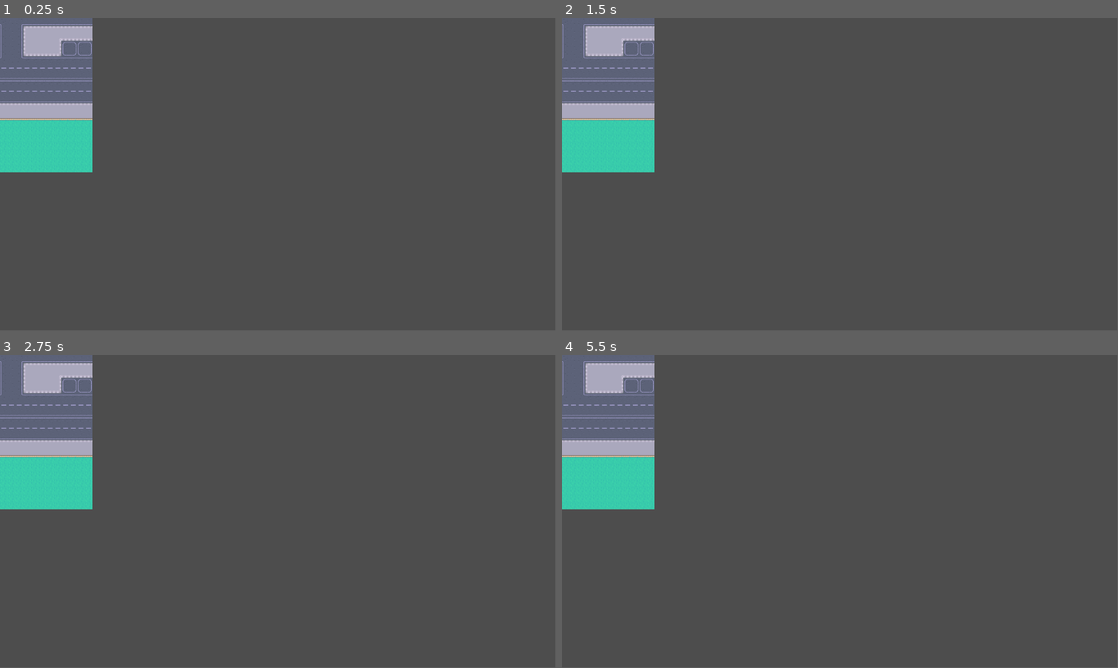
Above: before the commit, frames 1-4 (two rows, left to right).
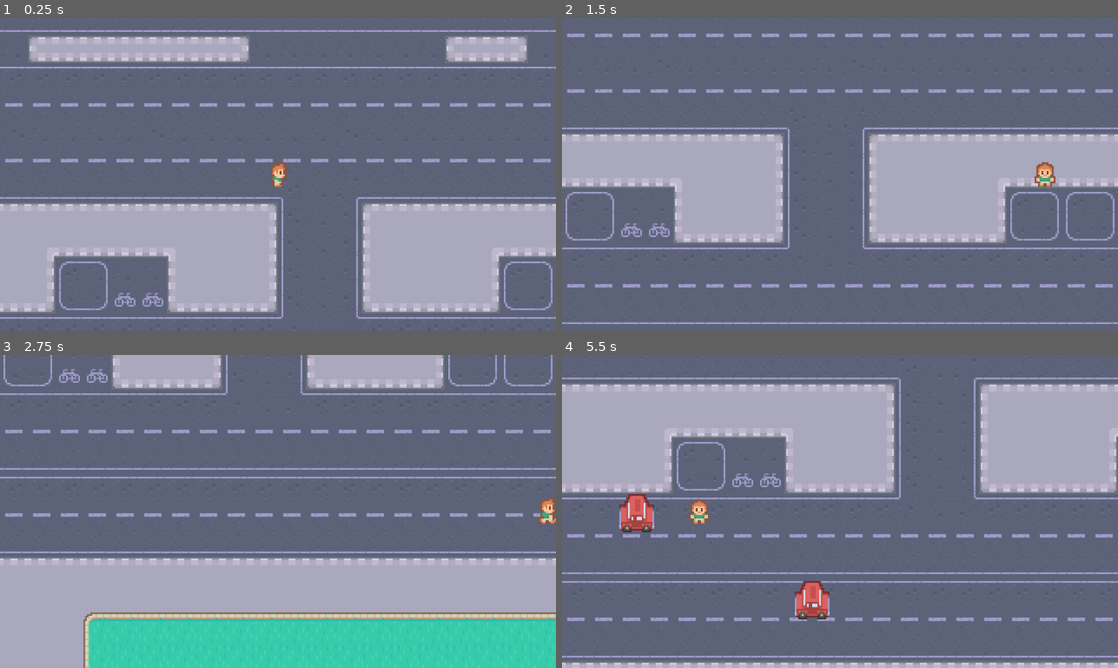
Above: after the commit, the same moments.

Repository: atpugvaraa/Frogger
Game: Godot game, scene res://scenes/game.tscn
Same seed, same stepped clock (60 frames per second), same inputs: the game is played once before the commit and once after it.
Inputs:
- Up to frame 1 (0.25 s): no input
- Up to frame 2 (1.5 s): tap Enter at 0.5 s; hold D (right, bound only after the commit) 0.53-1.28 s; hold S (down, bound only after the commit) from 1.28 s (still down)
- Up to frame 3 (2.75 s): release S (down, bound only after the commit) at 2.03 s; hold D (right, bound only after the commit) from 2.03 s (still down)
- Up to frame 4 (5.5 s): release D (right, bound only after the commit) at 2.78 s; hold W (up, bound only after the commit) 2.78-3.53 s; hold A (left, bound only after the commit) 3.53-5.03 s; hold S (down, bound only after the commit) from 5.03 s (still down)
The window is 799x449 before the commit and 800x450 after it. Grey fills any space a smaller window leaves; there, only what the larger window draws over its background counts as a difference.

The runs differ from the first frame. In frame 1, 96% of the frame differs, in the area x 0-100%, y 0-100%; in frame 2, 96%; in frame 3, 97%; in frame 4, 98%.

Commit message:
car: and i need you, and i miss you, and now i wonder

Diff:
--- a/project.godot
+++ b/project.godot
@@ -15,6 +15,45 @@
 config/features=PackedStringArray("4.6", "Mobile")
 config/icon="res://icon.svg"
 
+[display]
+
+window/size/viewport_width=1280
+window/size/viewport_height=720
+
+[input]
+
+left={
+"deadzone": 0.19999999999999973,
+"events": Array[InputEvent]([Object(InputEventKey,"resource_local_to_scene":false,"resource_name":"","device":0,"window_id":0,"alt_pressed":false,"shift_pressed":false,"ctrl_pressed":false,"meta_pressed":false,"pressed":false,"keycode":0,"physical_keycode":65,"key_label":0,"unicode":0,"location":0,"echo":false,"script":null)
+, Object(InputEventKey,"resource_local_to_scene":false,"resource_name":"","device":0,"window_id":0,"alt_pressed":false,"shift_pressed":false,"ctrl_pressed":false,"meta_pressed":false,"pressed":false,"keycode":0,"physical_keycode":4194319,"key_label":0,"unicode":0,"location":0,"echo":false,"script":null)
+])
+}
+up={
+"deadzone": 0.5,
+"events": Array[InputEvent]([Object(InputEventKey,"resource_local_to_scene":false,"resource_name":"","device":0,"window_id":0,"alt_pressed":false,"shift_pressed":false,"ctrl_pressed":false,"meta_pressed":false,"pressed":false,"keycode":0,"physical_keycode":87,"key_label":0,"unicode":0,"location":0,"echo":false,"script":null)
+, Object(InputEventKey,"resource_local_to_scene":false,"resource_name":"","device":0,"window_id":0,"alt_pressed":false,"shift_pressed":false,"ctrl_pressed":false,"meta_pressed":false,"pressed":false,"keycode":0,"physical_keycode":4194320,"key_label":0,"unicode":0,"location":0,"echo":false,"script":null)
+])
+}
+right={
+"deadzone": 0.5,
+"events": Array[InputEvent]([Object(InputEventKey,"resource_local_to_scene":false,"resource_name":"","device":0,"window_id":0,"alt_pressed":false,"shift_pressed":false,"ctrl_pressed":false,"meta_pressed":false,"pressed":false,"keycode":0,"physical_keycode":68,"key_label":0,"unicode":0,"location":0,"echo":false,"script":null)
+, Object(InputEventKey,"resource_local_to_scene":false,"resource_name":"","device":0,"window_id":0,"alt_pressed":false,"shift_pressed":false,"ctrl_pressed":false,"meta_pressed":false,"pressed":false,"keycode":0,"physical_keycode":4194321,"key_label":0,"unicode":0,"location":0,"echo":false,"script":null)
+])
+}
+down={
+"deadzone": 0.5,
+"events": Array[InputEvent]([Object(InputEventKey,"resource_local_to_scene":false,"resource_name":"","device":0,"window_id":0,"alt_pressed":false,"shift_pressed":false,"ctrl_pressed":false,"meta_pressed":false,"pressed":false,"keycode":0,"physical_keycode":83,"key_label":0,"unicode":0,"location":0,"echo":false,"script":null)
+, Object(InputEventKey,"resource_local_to_scene":false,"resource_name":"","device":0,"window_id":0,"alt_pressed":false,"shift_pressed":false,"ctrl_pressed":false,"meta_pressed":false,"pressed":false,"keycode":0,"physical_keycode":4194322,"key_label":0,"unicode":0,"location":0,"echo":false,"script":null)
+])
+}
+
+[layer_names]
+
+2d_physics/layer_1="Terrain"
+2d_physics/layer_2="Player"
+2d_physics/layer_3="Cars"
+2d_physics/layer_4="Borders"
+
 [rendering]
 
 textures/canvas_textures/default_texture_filter=0
@@ -22,6 +61,23 @@
 
 [xogot]
 
-project/editorState=[]
+project/editorState=[{
+"column": 0,
+"current": true,
+"line": 0,
+"path": "res://scenes/game.gd",
+"type": "file"
+}, {
+"column": 0,
+"line": 0,
+"path": "res://scenes/car.gd",
+"type": "file"
+}, {
+"column": 0,
+"line": 0,
+"path": "res://scenes/player.gd",
+"type": "file"
+}]
 project/breakpoints={}
 project/disabled_breakpoints={}
+project/shaderEditorState=[]
--- /dev/null
+++ b/scenes/car.gd
@@ -0,0 +1,15 @@
+extends Area2D
+
+var direction: Vector2 = Vector2.LEFT
+var speed = 100
+
+func _ready() -> void:
+	if position.x < 0:
+		direction.x = 1
+		$Sprite2D.flip_h = true
+
+func _process(delta: float) -> void:
+	position += direction * speed * delta
+
+func _on_visible_on_screen_notifier_2d_screen_exited() -> void:
+	queue_free()
--- /dev/null
+++ b/scenes/car.tscn
@@ -0,0 +1,24 @@
+[gd_scene format=3 uid="uid://c3mdcioslrm4p"]
+
+[ext_resource type="Texture2D" uid="uid://ocjfhrelwysu" path="res://graphics/cars/red.png" id="1_c35m8"]
+[ext_resource type="Script" uid="uid://cd5xhsevs1vit" path="res://scenes/car.gd" id="1_qt2eu"]
+
+[sub_resource type="RectangleShape2D" id="RectangleShape2D_c35m8"]
+size = Vector2(22, 11)
+
+[node name="Car" type="Area2D" unique_id=193951942]
+collision_layer = 4
+collision_mask = 2
+script = ExtResource("1_qt2eu")
+
+[node name="Sprite2D" type="Sprite2D" parent="." unique_id=1057614134]
+texture = ExtResource("1_c35m8")
+
+[node name="CollisionShape2D" type="CollisionShape2D" parent="." unique_id=1884692915]
+position = Vector2(0, 0.5)
+shape = SubResource("RectangleShape2D_c35m8")
+
+[node name="VisibleOnScreenNotifier2D" type="VisibleOnScreenNotifier2D" parent="." unique_id=1606842608]
+rect = Rect2(-11, -10, 22, 20)
+
+[connection signal="screen_exited" from="VisibleOnScreenNotifier2D" to="." method="_on_visible_on_screen_notifier_2d_screen_exited"]
--- /dev/null
+++ b/scenes/game.gd
@@ -0,0 +1,17 @@
+extends Node2D
+
+var carScene: PackedScene = preload("res://scenes/car.tscn")
+
+func _on_finish_area_2d_body_entered(body: Node2D) -> void:
+	print(body, " ", "has entered")
+
+
+func _on_car_timer_timeout() -> void:
+	var car = carScene.instantiate() as Area2D
+	var posMarker = $CarStartPositions.get_children().pick_random() as Marker2D
+	car.position = posMarker.position
+	$Objects.add_child(car)
+	car.connect("body_entered", go_to_title)
+
+func go_to_title(body):
+	print("player car collision")
--- a/scenes/game.tscn
+++ b/scenes/game.tscn
@@ -1,8 +1,113 @@
 [gd_scene format=3 uid="uid://dfq2iqhuccltx"]
 
+[ext_resource type="Script" uid="uid://4vxvmd16aeo1" path="res://scenes/game.gd" id="1_lbhrr"]
 [ext_resource type="Texture2D" uid="uid://doghmovcgeltw" path="res://graphics/map.png" id="1_uwrxv"]
+[ext_resource type="PackedScene" uid="uid://dghd7rii024ea" path="res://scenes/player.tscn" id="2_yqjtg"]
+[ext_resource type="Script" uid="uid://bvow1in7idxld" path="res://scenes/player.gd" id="3_lnu2h"]
+
+[sub_resource type="RectangleShape2D" id="RectangleShape2D_lnu2h"]
+size = Vector2(14, 641)
+
+[sub_resource type="RectangleShape2D" id="RectangleShape2D_lbhrr"]
+size = Vector2(384, 20)
+
+[sub_resource type="RectangleShape2D" id="RectangleShape2D_iywne"]
+size = Vector2(382, 184)
 
 [node name="Game" type="Node2D" unique_id=992157335]
+script = ExtResource("1_lbhrr")
 
-[node name="Sprite2D" type="Sprite2D" parent="." unique_id=1176284157]
+[node name="Background" type="Sprite2D" parent="." unique_id=1176284157]
 texture = ExtResource("1_uwrxv")
+metadata/_edit_lock_ = true
+
+[node name="Borders" type="Node2D" parent="." unique_id=445645693]
+metadata/_edit_lock_ = true
+
+[node name="left" type="StaticBody2D" parent="Borders" unique_id=1154718050]
+collision_layer = 8
+collision_mask = 0
+
+[node name="CollisionShape2D" type="CollisionShape2D" parent="Borders/left" unique_id=1019494739]
+position = Vector2(-199, 0)
+shape = SubResource("RectangleShape2D_lnu2h")
+
+[node name="right" type="StaticBody2D" parent="Borders" unique_id=1767552287]
+position = Vector2(399, 0)
+collision_layer = 8
+collision_mask = 0
+
+[node name="CollisionShape2D" type="CollisionShape2D" parent="Borders/right" unique_id=586729084]
+position = Vector2(-200, 0)
+shape = SubResource("RectangleShape2D_lnu2h")
+
+[node name="top" type="StaticBody2D" parent="Borders" unique_id=422660264]
+collision_layer = 8
+collision_mask = 0
+
+[node name="CollisionShape2D" type="CollisionShape2D" parent="Borders/top" unique_id=282864840]
+position = Vector2(0, -330)
+shape = SubResource("RectangleShape2D_lbhrr")
+
+[node name="down" type="StaticBody2D" parent="Borders" unique_id=816462787]
+position = Vector2(-6, 660)
+collision_layer = 8
+collision_mask = 0
+
+[node name="CollisionShape2D" type="CollisionShape2D" parent="Borders/down" unique_id=2033393781]
+position = Vector2(6, -330)
+shape = SubResource("RectangleShape2D_lbhrr")
+
+[node name="FinishArea2D" type="Area2D" parent="Borders" unique_id=257089200]
+position = Vector2(-185.13629, -310.50687)
+collision_layer = 0
+collision_mask = 2
+
+[node name="CollisionShape2D" type="CollisionShape2D" parent="Borders/FinishArea2D" unique_id=242488047]
+position = Vector2(185.13629, 83.50687)
+shape = SubResource("RectangleShape2D_iywne")
+
+[node name="Timer" type="Node" parent="." unique_id=1346869727]
+
+[node name="CarTimer" type="Timer" parent="Timer" unique_id=1331715603]
+autostart = true
+
+[node name="Objects" type="Node2D" parent="." unique_id=872557868]
+y_sort_enabled = true
+
+[node name="Player" parent="Objects" unique_id=632063403 instance=ExtResource("2_yqjtg")]
+script = ExtResource("3_lnu2h")
+
+[node name="CarStartPositions" type="Node2D" parent="." unique_id=743568393]
+metadata/_edit_lock_ = true
+
+[node name="Marker2D" type="Marker2D" parent="CarStartPositions" unique_id=1547347774]
+position = Vector2(200, 164)
+
+[node name="Marker2D2" type="Marker2D" parent="CarStartPositions" unique_id=1795949261]
+position = Vector2(-198, 141)
+
+[node name="Marker2D3" type="Marker2D" parent="CarStartPositions" unique_id=2088885282]
+position = Vector2(199, 114)
+
+[node name="Marker2D4" type="Marker2D" parent="CarStartPositions" unique_id=576832658]
+position = Vector2(-199, 91)
+
+[node name="Marker2D5" type="Marker2D" parent="CarStartPositions" unique_id=1626824235]
+position = Vector2(199, 2)
+
+[node name="Marker2D6" type="Marker2D" parent="CarStartPositions" unique_id=483488866]
+position = Vector2(-199, -25)
+
+[node name="Marker2D7" type="Marker2D" parent="CarStartPositions" unique_id=697834915]
+position = Vector2(-199, -52)
+
+[node name="Marker2D8" type="Marker2D" parent="CarStartPositions" unique_id=1285191723]
+position = Vector2(200, -95)
+
+[node name="Marker2D9" type="Marker2D" parent="CarStartPositions" unique_id=1790950914]
+position = Vector2(199, -118)
+
+[connection signal="body_entered" from="Borders/FinishArea2D" to="." method="_on_area_2d_body_entered"]
+[connection signal="body_entered" from="Borders/FinishArea2D" to="." method="_on_finish_area_2d_body_entered"]
+[connection signal="timeout" from="Timer/CarTimer" to="." method="_on_car_timer_timeout"]
--- /dev/null
+++ b/scenes/player.gd
@@ -0,0 +1,20 @@
+extends CharacterBody2D
+
+var direction: Vector2 = Vector2(1,1)
+var speed: int = 200
+
+func _physics_process(_delta: float) -> void:
+	direction = Input.get_vector("left", "right", "up", "down")
+	velocity = direction * speed
+	animation()
+	move_and_slide()
+
+func animation():
+	if direction:
+		$AnimatedSprite2D.flip_h = direction.x > 0
+		if direction.x != 0:
+			$AnimatedSprite2D.animation = "left"
+		else:
+			$AnimatedSprite2D.animation = "up" if direction.y < 0 else "down"
+	else:
+		$AnimatedSprite2D.frame = 0
--- a/scenes/player.tscn
+++ b/scenes/player.tscn
@@ -1,8 +1,124 @@
 [gd_scene format=3 uid="uid://dghd7rii024ea"]
 
-[ext_resource type="Texture2D" uid="uid://bkgrir378horu" path="res://graphics/player/player_simple.png" id="1_3vyb7"]
+[ext_resource type="Texture2D" uid="uid://c4q6c7mxqh78h" path="res://graphics/player/player_tileset.png" id="1_3vyb7"]
 
-[node name="Player" type="Node2D" unique_id=632063403]
+[sub_resource type="RectangleShape2D" id="RectangleShape2D_3vyb7"]
+size = Vector2(10, 7)
 
-[node name="Sprite2D" type="Sprite2D" parent="." unique_id=909083188]
-texture = ExtResource("1_3vyb7")
+[sub_resource type="AtlasTexture" id="AtlasTexture_fjrip"]
+atlas = ExtResource("1_3vyb7")
+region = Rect2(16, 0, 16, 16)
+
+[sub_resource type="AtlasTexture" id="AtlasTexture_smehm"]
+atlas = ExtResource("1_3vyb7")
+region = Rect2(16, 16, 16, 16)
+
+[sub_resource type="AtlasTexture" id="AtlasTexture_ur7pv"]
+atlas = ExtResource("1_3vyb7")
+region = Rect2(16, 32, 16, 16)
+
+[sub_resource type="AtlasTexture" id="AtlasTexture_3vyb7"]
+atlas = ExtResource("1_3vyb7")
+region = Rect2(0, 0, 16, 16)
+
+[sub_resource type="AtlasTexture" id="AtlasTexture_g2els"]
+atlas = ExtResource("1_3vyb7")
+region = Rect2(0, 16, 16, 16)
+
+[sub_resource type="AtlasTexture" id="AtlasTexture_qhqgy"]
+atlas = ExtResource("1_3vyb7")
+region = Rect2(0, 32, 16, 16)
+
+[sub_resource type="AtlasTexture" id="AtlasTexture_dqkch"]
+atlas = ExtResource("1_3vyb7")
+region = Rect2(32, 0, 16, 16)
+
+[sub_resource type="AtlasTexture" id="AtlasTexture_qlg0r"]
+atlas = ExtResource("1_3vyb7")
+region = Rect2(32, 16, 16, 16)
+
+[sub_resource type="AtlasTexture" id="AtlasTexture_tuyoq"]
+atlas = ExtResource("1_3vyb7")
+region = Rect2(32, 32, 16, 16)
+
+[sub_resource type="SpriteFrames" id="SpriteFrames_u8vuu"]
+animations = [{
+"frames": [],
+"loop": true,
+"name": &"default",
+"speed": 5.0
+}, {
+"frames": [{
+"duration": 1.0,
+"texture": SubResource("AtlasTexture_fjrip")
+}, {
+"duration": 1.0,
+"texture": SubResource("AtlasTexture_smehm")
+}, {
+"duration": 1.0,
+"texture": SubResource("AtlasTexture_fjrip")
+}, {
+"duration": 1.0,
+"texture": SubResource("AtlasTexture_ur7pv")
+}],
+"loop": true,
+"name": &"down",
+"speed": 5.0
+}, {
+"frames": [{
+"duration": 1.0,
+"texture": SubResource("AtlasTexture_3vyb7")
+}, {
+"duration": 1.0,
+"texture": SubResource("AtlasTexture_g2els")
+}, {
+"duration": 1.0,
+"texture": SubResource("AtlasTexture_3vyb7")
+}, {
+"duration": 1.0,
+"texture": SubResource("AtlasTexture_qhqgy")
+}],
+"loop": true,
+"name": &"left",
+"speed": 5.0
+}, {
+"frames": [{
+"duration": 1.0,
+"texture": SubResource("AtlasTexture_dqkch")
+}, {
+"duration": 1.0,
+"texture": SubResource("AtlasTexture_qlg0r")
+}, {
+"duration": 1.0,
+"texture": SubResource("AtlasTexture_dqkch")
+}, {
+"duration": 1.0,
+"texture": SubResource("AtlasTexture_tuyoq")
+}],
+"loop": true,
+"name": &"up",
+"speed": 5.0
+}]
+
+[node name="Player" type="CharacterBody2D" unique_id=657923074]
+collision_layer = 2
+collision_mask = 13
+
+[node name="Camera2D" type="Camera2D" parent="." unique_id=1893155528]
+zoom = Vector2(4, 4)
+limit_left = -192
+limit_top = -320
+limit_right = 192
+limit_bottom = 320
+
+[node name="CollisionShape2D" type="CollisionShape2D" parent="." unique_id=153791285]
+position = Vector2(0, 0.5)
+shape = SubResource("RectangleShape2D_3vyb7")
+
+[node name="AnimatedSprite2D" type="AnimatedSprite2D" parent="." unique_id=59156012]
+sprite_frames = SubResource("SpriteFrames_u8vuu")
+animation = &"down"
+autoplay = "left"
+frame = 3
+frame_progress = 0.6884042
+flip_h = true
Not shown, added: scenes/car.gd.uid
Not shown, added: scenes/game.gd.uid
Not shown, added: scenes/player.gd.uid
